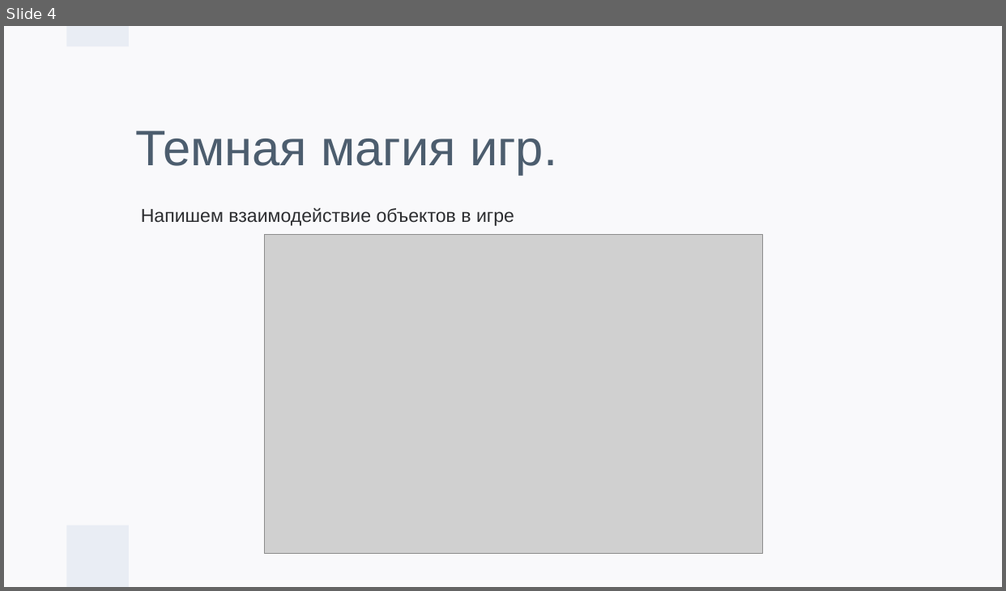
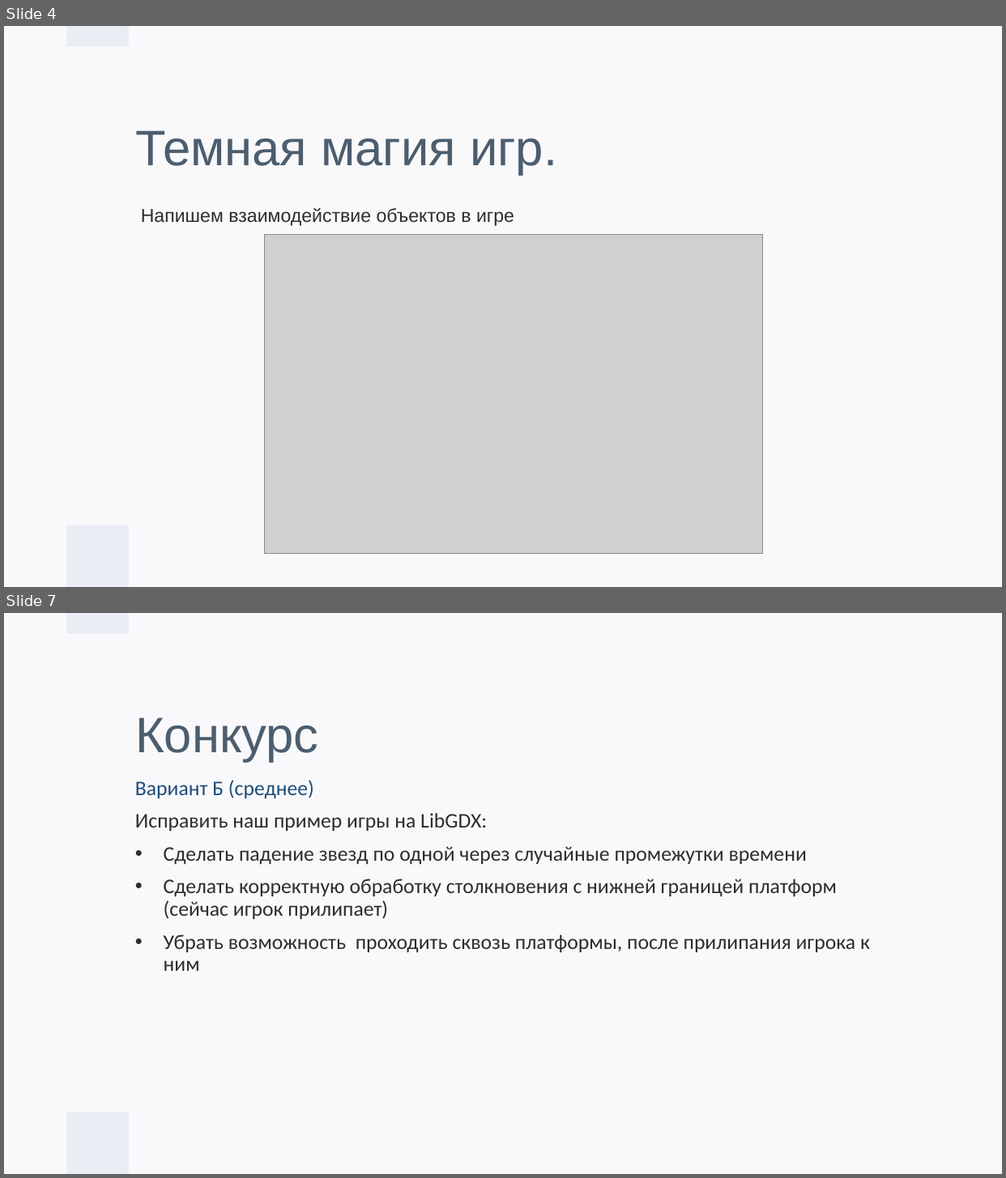
Before and after one commit to kosmoflyko/gb-game-example, a slide deck: presentation/Java webminar part 2.potx.pptx. Shown one above the other, each under a label of ours: slide 4 before the commit, slides 4 and 7 after it; the slides between them are not shown. The pictures are 1006x591 and 1006x1178 pixels, drawn with LibreOffice and Linux fonts; fonts in the diff are those of the drawing; grey boxes stand for pictures; background and template pictures are left out. Boxes give left, top, right and bottom in pixels: in the first picture for what was removed or moved away, otherwise in the second. Text is boxed around its words. In the diff, an @@ line names an element or a change of style, - is before the commit and + after.

```diff
--- a/presentation/Java webminar part 2.potx.pptx
+++ b/presentation/Java webminar part 2.potx.pptx
@@ slide 7 added at (4, 613, 1002, 1174), background #F9F9FB; not listed: 2 template elements that a slide beside it also shows @@
@@ title added at (135, 717, 319, 762), 48 pt, text #4C5D6E @@
+Конкурс
@@ text added at (135, 780, 870, 971), 20 pt, text #2C2D30 @@
+Вариант Б (среднее)
+Исправить наш пример игры на LibGDX:
+• Сделать падение звезд по одной через случайные промежутки времени
+• Сделать корректную обработку столкновения с нижней границей платформ (сейчас игрок прилипает)
+• Убрать возможность проходить сквозь платформы, после прилипания игрока к ним
```
Also in this commit, not shown: 1 slide changed, 4 other slides added.
